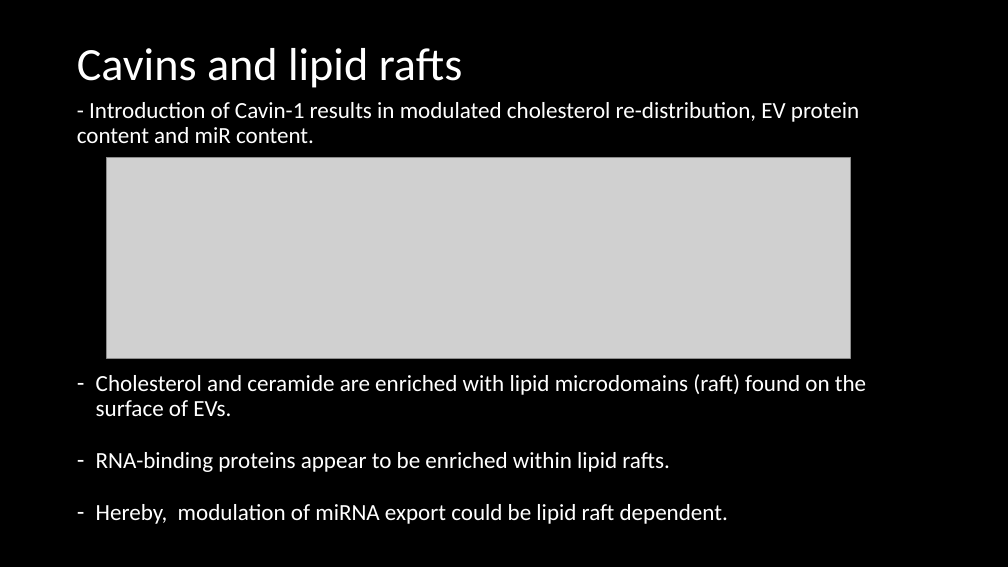
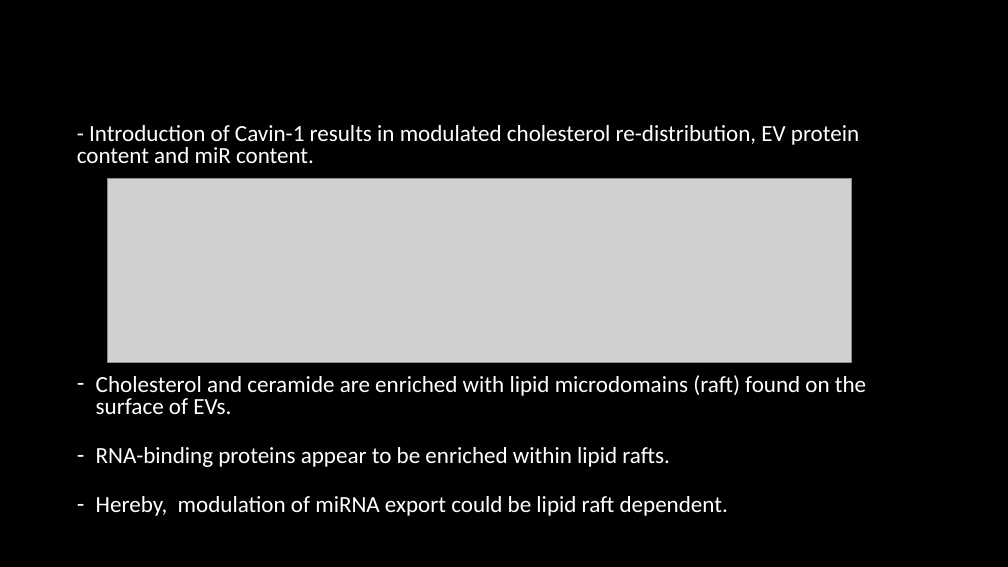
Before and after one commit to HarleyRobinson/Honours2, a slide deck: slide 6 of BackgroundInfo/Selective export of microRNA via extracellular vesicles.pptx. Drawn at 1008x567 pixels with LibreOffice and Linux fonts; fonts in the diff are those of the drawing; grey boxes stand for pictures; background and template pictures are left out. Boxes give left, top, right and bottom in pixels: in the first picture for what was removed or moved away, otherwise in the second. Text is boxed around its words. In the diff, an @@ line names an element or a change of style, - is before the commit and + after.

```diff
--- a/BackgroundInfo/Selective export of microRNA via extracellular vesicles.pptx
+++ b/BackgroundInfo/Selective export of microRNA via extracellular vesicles.pptx
@@ title "Cavins and lipid rafts": place and size @@
-title "Cavins and lipid rafts" at <box>77,48,463,88</box>
+title "Cavins and lipid rafts" at <box>70,26,939,136</box>
@@ title "Cavins and lipid rafts" at <box>70,26,939,136</box>: text colour #FFFFFF to #000000, bold on @@
@@ text "- Introduction of Cavin-1 results ...": place and size @@
-text "- Introduction of Cavin-1 results ..." at <box>77,102,866,524</box>
+text "- Introduction of Cavin-1 results ..." at <box>77,125,866,516</box>
@@ text "- Introduction of Cavin-1 results ..." at <box>77,125,866,516</box>: line spacing 0.9 to 0.8; line spacing 1.5 to 1.4 @@
@@ picture: place and size @@
-picture at <box>107,157,851,358</box>
+picture at <box>107,178,851,362</box>
```
Also in this commit, not shown: 12 other slides changed, 3 other files.
